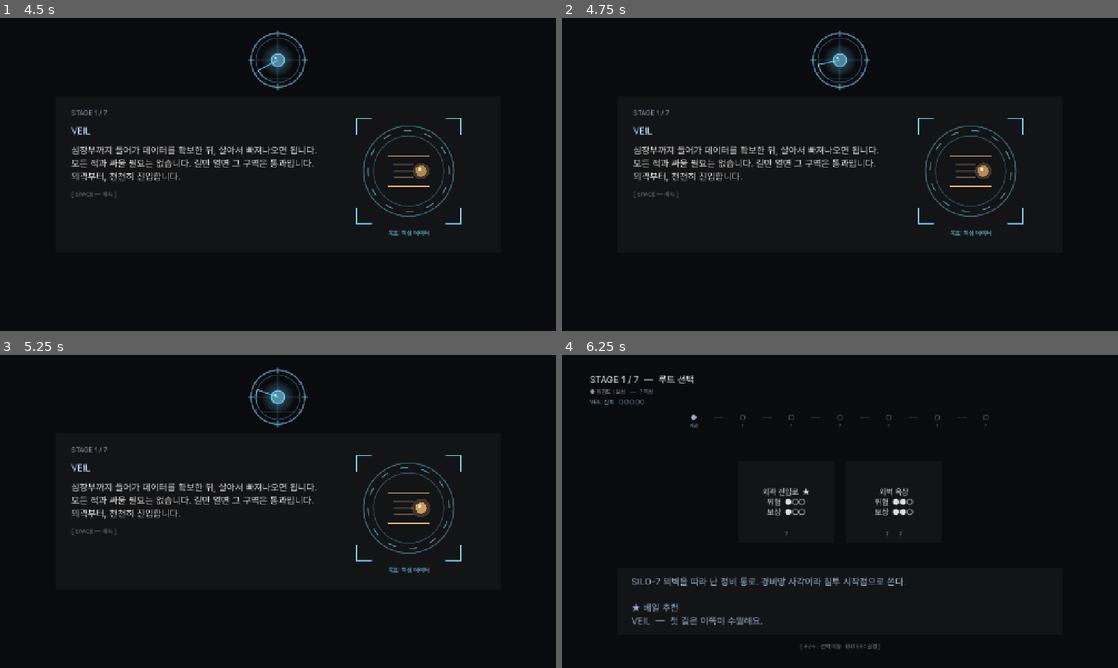
Above: before the commit, frames 1-4 (two rows, left to right).
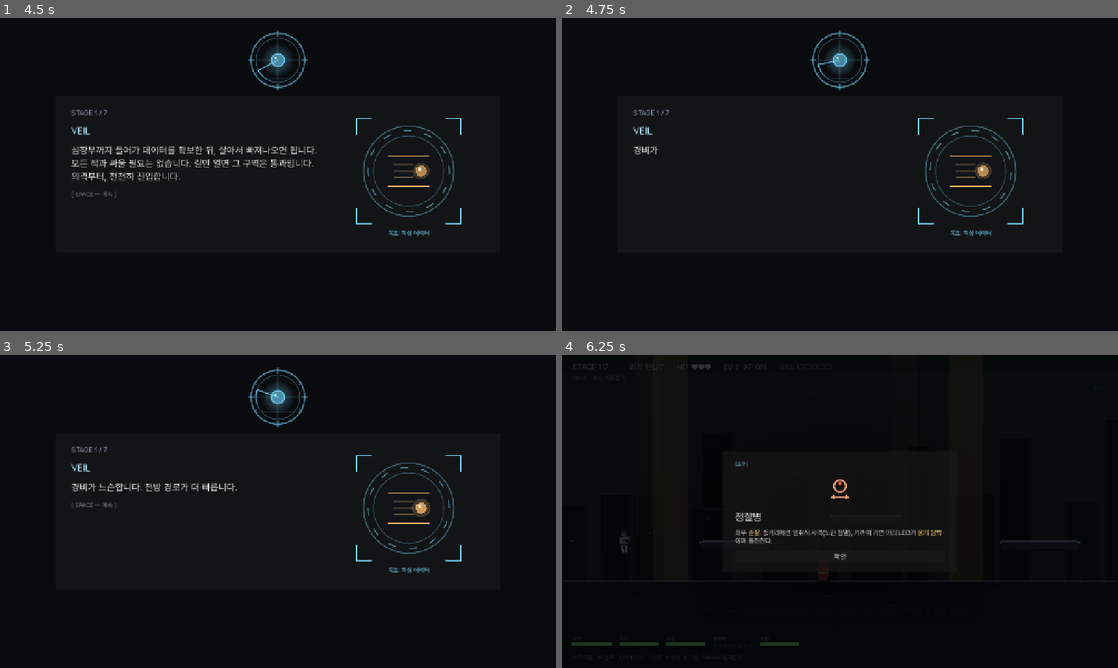
Above: after the commit, the same moments.

Repository: soomin007/EyesOnYou
Game: Godot game, scene res://scenes/main.tscn
The game is run twice, just before and just after one commit, with the same random seed, the same clock (stepped at 60 frames per second) and the same inputs.
Inputs (mouse positions are in pixels of both pictures, inside the frame that each line leads up to):
- Up to frame 1 (4.5 s): click "게임 시작" at 0.5 s; click "일반 모드" at 1.25 s; click "바로 시작" at 2 s; tap Enter (ui_accept) at 2.75 s; move the mouse to (400, 158) at 2.77 s; hold J (attack) 2.78-3.53 s; hold D (move_right) 2.78-4.28 s; click (400, 158) at 2.92 s; tap W (jump) at 3.02, 3.32, 3.77, 4.07 s; tap K (dash) at 3.05, 3.6 s; move the mouse to (166, 190) at 3.52 s; click (166, 190) at 3.67 s; tap Space at 3.8, 4.35 s; move the mouse to (333, 105) at 4.27 s; hold A (move_left) from 4.28 s (still down); click (333, 105) at 4.42 s
- Up to frame 2 (4.75 s): keep holding A (move_left); tap Z at 4.55 s
- Up to frame 3 (5.25 s): move the mouse to (250, 574) at 5.02 s; release A (move_left) at 5.03 s; hold D (move_right) from 5.03 s (still down); tap Z at 5.1 s; click (250, 574) at 5.17 s
- Up to frame 4 (6.25 s): keep holding D (move_right); tap W (jump) at 5.27, 5.57, 6.02 s; tap X at 5.3, 5.85 s; move the mouse to (1006, 558) at 5.77 s; click (1006, 558) at 5.92 s; tap C at 6.05 s

Frame 1 is identical in both runs. In frame 2, 1.4% of the frame differs, in the area x 12-57%, y 40-58%; in frame 3, 1.5%; in frame 4, 3.6%, in the area x 1-94%, y 2-95%.

Commit message:
backport(input): 조작 품질 패치 — 점프 관용 + 키 배열 + 동적 안내
데모 동결 정책 조정: 콘텐츠는 동결, 조작/UX 버그픽스는 데모에도 반영(사용자 결정).
데모 URL만 가진 응답자들이 같은 불만(점프·키)을 계속 주는 걸 막기 위함.
본편(EyesOnYou-Full)에서 검증한 조작 패치 백포트:
- Player: coyote time + jump buffer (가장자리 점프가 약한 2단으로 나가던 버그).
- 키 기본배열: 사격 J/대시 K/스킬 L(Q 제거) + ZXC·화살표·마우스 보조,
  마우스 1순위 강등(키보드 우선 표시).
- 키 안내 InputMap 동적화(GameState.action_label/controls_hint_line) — 리매핑 자동 반영.
- 발판 간격 전면 재배치는 본편 전용(데모는 점프 관용으로 완화).

Co-Authored-By: Claude Opus 4.8 (1M context) <noreply@anthropic.com>

Diff:
--- a/project.godot
+++ b/project.godot
@@ -56,27 +56,31 @@
 "deadzone": 0.5,
 "events": [Object(InputEventKey,"resource_local_to_scene":false,"resource_name":"","device":-1,"window_id":0,"alt_press …(192 unchanged characters)…
 , Object(InputEventKey,"resource_local_to_scene":false,"resource_name":"","device":-1,"window_id":0,"alt_pressed":false …(182 unchanged characters)…
+, Object(InputEventKey,"resource_local_to_scene":false,"resource_name":"","device":-1,"window_id":0,"alt_pressed":false,"shift_pressed":false,"ctrl_pressed":false,"meta_pressed":false,"pressed":false,"keycode":0,"physical_keycode":90,"key_label":0,"unicode":122,"location":0,"echo":false,"script":null)
 , Object(InputEventJoypadButton,"resource_local_to_scene":false,"resource_name":"","device":-1,"button_index":0,"pressure":0.0,"pressed":false,"script":null)
 ]
 }
 attack={
 "deadzone": 0.5,
 "events": [Object(InputEventKey,"resource_local_to_scene":false,"resource_name":"","device":-1,"window_id":0,"alt_press …(192 unchanged characters)…
+, Object(InputEventKey,"resource_local_to_scene":false,"resource_name":"","device":-1,"window_id":0,"alt_pressed":false,"shift_pressed":false,"ctrl_pressed":false,"meta_pressed":false,"pressed":false,"keycode":0,"physical_keycode":88,"key_label":0,"unicode":120,"location":0,"echo":false,"script":null)
 , Object(InputEventJoypadButton,"resource_local_to_scene":false,"resource_name":"","device":-1,"button_index":2,"pressure":0.0,"pressed":false,"script":null)
 , Object(InputEventJoypadMotion,"resource_local_to_scene":false,"resource_name":"","device":-1,"axis":5,"axis_value":1.0,"script":null)
 ]
 }
 dash={
 "deadzone": 0.5,
-"events": [Object(InputEventKey,"resource_local_to_scene":fa …(140 unchanged characters)… d":false,"keycode":0,"physical_keycode":4194325,"key_label":0,"unicode":0,"location":0,"echo":false,"script":null)
-, Object(InputEventKey,"resource_local_to_scene":false,"reso …(131 unchanged characters)… d":false,"keycode":0,"physical_keycode":75,"key_label":0,"unicode":107,"location":0,"echo":false,"script":null)
+"events": [Object(InputEventKey,"resource_local_to_scene":fa …(140 unchanged characters)… d":false,"keycode":0,"physical_keycode":75,"key_label":0,"unicode":107,"location":0,"echo":false,"script":null)
+, Object(InputEventKey,"resource_local_to_scene":false,"reso …(131 unchanged characters)… d":false,"keycode":0,"physical_keycode":67,"key_label":0,"unicode":99,"location":0,"echo":false,"script":null)
+, Object(InputEventKey,"resource_local_to_scene":false,"resource_name":"","device":-1,"window_id":0,"alt_pressed":false,"shift_pressed":false,"ctrl_pressed":false,"meta_pressed":false,"pressed":false,"keycode":0,"physical_keycode":4194325,"key_label":0,"unicode":0,"location":0,"echo":false,"script":null)
 , Object(InputEventJoypadButton,"resource_local_to_scene":false,"resource_name":"","device":-1,"button_index":1,"pressure":0.0,"pressed":false,"script":null)
 , Object(InputEventJoypadButton,"resource_local_to_scene":false,"resource_name":"","device":-1,"button_index":10,"pressure":0.0,"pressed":false,"script":null)
 ]
 }
 skill={
 "deadzone": 0.5,
-"events": [Object(InputEventKey,"resource_local_to_scene":fa …(140 unchanged characters)… d":false,"keycode":0,"physical_keycode":81,"key_label":0,"unicode":113,"location":0,"echo":false,"script":null)
+"events": [Object(InputEventKey,"resource_local_to_scene":fa …(140 unchanged characters)… d":false,"keycode":0,"physical_keycode":76,"key_label":0,"unicode":108,"location":0,"echo":false,"script":null)
+, Object(InputEventKey,"resource_local_to_scene":false,"resource_name":"","device":-1,"window_id":0,"alt_pressed":false,"shift_pressed":false,"ctrl_pressed":false,"meta_pressed":false,"pressed":false,"keycode":0,"physical_keycode":86,"key_label":0,"unicode":118,"location":0,"echo":false,"script":null)
 , Object(InputEventJoypadButton,"resource_local_to_scene":false,"resource_name":"","device":-1,"button_index":3,"pressure":0.0,"pressed":false,"script":null)
 ]
 }
--- a/scripts/GameState.gd
+++ b/scripts/GameState.gd
@@ -167,6 +167,39 @@
 # 짧은 헬퍼 — 입력 모드에 따라 둘 중 하나를 반환. UI 라벨에서 사용.
 func hint(kb_text: String, pad_text: String) -> String:
 	return pad_text if last_input_kind == "pad" else kb_text
+
+# 액션의 대표 입력 라벨 — InputMap에서 첫 키(없으면 마우스)를 읽어 표시용 문자열로 만든다.
+# 키 안내의 단일 소스: 기본 키를 바꾸거나 사용자가 설정에서 리매핑해도 안내가 자동으로 따라온다.
+# (하드코딩 "J"/"Q" 등을 곳곳에 박지 말 것 — 키 변경 시 안내가 거짓말이 된다.)
+func action_label(action: String, fallback: String = "?") -> String:
+	if not InputMap.has_action(action):
+		return fallback
+	for ev in InputMap.action_get_events(action):
+		if ev is InputEventKey:
+			var k := ev as InputEventKey
+			var kc: int = k.physical_keycode
+			if kc == 0:
+				kc = k.keycode
+			var s: String = OS.get_keycode_string(kc)
+			if s != "":
+				return s
+		elif ev is InputEventMouseButton:
+			match (ev as InputEventMouseButton).button_index:
+				MOUSE_BUTTON_LEFT: return "마우스 좌클릭"
+				MOUSE_BUTTON_RIGHT: return "마우스 우클릭"
+				MOUSE_BUTTON_MIDDLE: return "마우스 가운데"
+	return fallback
+
+# 하단 조작 안내 한 줄 — 키 라벨을 action_label로 동적 조립(단일 소스).
+# Tutorial·Stage 일시정지 등이 공유한다. 키 변경/리매핑 시 자동 반영.
+func controls_hint_line() -> String:
+	if is_pad_mode():
+		return "좌스틱/D-Pad 이동   A 점프   ↓ 내려가기   X/RT 사격   B/RB 대시   Y 스킬   START 일시정지"
+	return "%s/%s 이동   %s 점프   %s 내려가기   %s 사격   %s 대시   %s 스킬   %s 일시정지" % [
+		action_label("move_left", "A"), action_label("move_right", "D"),
+		action_label("jump", "W"), action_label("move_down", "S"),
+		action_label("attack", "J"), action_label("dash", "K"),
+		action_label("skill", "L"), action_label("pause", "ESC")]
 
 func reset() -> void:
 	current_stage = 0
--- a/scripts/Main.gd
+++ b/scripts/Main.gd
@@ -26,16 +26,11 @@
 	for e in InputMap.action_get_events(action):
 		if e is InputEventMouseButton and (e as InputEventMouseButton).button_index == btn:
 			return
+	# 마우스는 보조 입력 — 키보드 기본(J/L 등)이 먼저 표시되도록 맨 뒤에 추가.
+	# (이전엔 마우스를 첫 슬롯에 넣어 HUD/안내가 마우스를 먼저 보여줘 키보드 유저가 혼란.)
 	var ev := InputEventMouseButton.new()
 	ev.button_index = btn
-	# 마우스 이벤트를 첫 번째 슬롯으로 (primary)
-	var existing: Array = []
-	for e in InputMap.action_get_events(action):
-		existing.append(e)
-	InputMap.action_erase_events(action)
 	InputMap.action_add_event(action, ev)
-	for e in existing:
-		InputMap.action_add_event(action, e)
 
 # WASD를 ui_left/right/up/down에 추가 → 메뉴/스킬 선택을 WASD로 이동 가능
 # 동시에 ui_accept/cancel/방향에 패드 매핑이 빠져 있으면 보강 (Godot 빌트인이
--- a/scripts/Player.gd
+++ b/scripts/Player.gd
@@ -18,6 +18,12 @@
 const SKILL_COOLDOWN: float = 3.5  # explosive 재사용 대기 (너프: 3.0→3.5, "만능" 억제)
 const DROP_THROUGH_DURATION: float = 0.25  # 플랫폼 통과 예외 유지 시간
 
+# 점프 입력 관용(플랫포머 표준). coyote = 가장자리에서 막 떨어진 직후에도 지상 점프 허용,
+# jump buffer = 착지 직전 누른 점프 입력을 기억해 착지 순간 발동. 둘 다 "분명 점프했는데
+# 안 올라가짐"(2차 피드백 다수) 해소용 — 원인은 docs/design/known_issues.md 참조.
+const COYOTE_TIME: float = 0.10
+const JUMP_BUFFER_TIME: float = 0.10
+
 # 충전형 방패(barrier) — SkillTreeData.barrier 라인.
 # T1: 10초 충전 후 1회 피격 무효 / T2: 6초 충전 / T3: 무효 직후 0.6s 무적.
 const BARRIER_CHARGE_T1: float = 10.0
@@ -49,6 +55,8 @@
 const _HIT_SLOWMO_SCALE: float = 0.4
 var slowmo_active: bool = false
 var jumps_used: int = 0
+var _coyote_t: float = 0.0       # 바닥을 떠난 뒤 지상 점프가 아직 유효한 잔여 시간
+var _jump_buffer_t: float = 0.0  # 착지 직전 누른 점프 입력을 기억하는 잔여 시간
 # 환경 레버 — Area2D body_entered 시 LeverInteractable이 직접 세팅한다.
 # attack 입력이 사격 대신 레버 당기기로 흡수된다.
 var nearby_lever: Node = null
@@ -151,6 +159,9 @@
 	_was_on_floor = on_floor_now
 	if on_floor_now:
 		jumps_used = 0
+		_coyote_t = COYOTE_TIME
+	else:
+		_coyote_t = maxf(_coyote_t - delta, 0.0)
 	# 발걸음 SFX — 지면에서 충분한 속도로 이동 중일 때만 일정 간격으로.
 	if on_floor_now and absf(velocity.x) > 30.0:
 		_step_t += delta
@@ -224,7 +235,7 @@
 			barrier_indicator.scale = Vector2(2.6, 2.6)
 			tw.tween_property(barrier_indicator, "scale", Vector2(1.0, 1.0), 0.25)
 
-func _handle_input(_delta: float) -> void:
+func _handle_input(delta: float) -> void:
 	var dir: float = Input.get_axis("move_left", "move_right")
 	if dir != 0.0:
 		facing = 1 if dir > 0.0 else -1
@@ -238,8 +249,14 @@
 		var move_mult: float = _SPRINT_MULT if sprint_t > 0.0 else 1.0
 		velocity.x = dir * SPEED * move_mult
 
+	# 점프 입력은 버퍼에 기억해 두고 매 프레임 소비를 시도(jump buffer). 착지 직전 입력도
+	# 착지 순간 발동하고, coyote 윈도우 안이면 가장자리 이탈 직후에도 지상 점프가 나간다.
 	if Input.is_action_just_pressed("jump"):
-		_try_jump()
+		_jump_buffer_t = JUMP_BUFFER_TIME
+	if _jump_buffer_t > 0.0:
+		_jump_buffer_t = maxf(_jump_buffer_t - delta, 0.0)
+		if _try_jump():
+			_jump_buffer_t = 0.0
 	# 전투 입력 제한 (??? 맵에서) — 이동/점프만 허용
 	if not GameState.restrict_combat_input:
 		# 레버 영역 내에서는 attack 입력이 사격 대신 레버 당기기에만 쓰임 (꾹 누름 사격도 차단).
@@ -276,7 +293,8 @@
 			velocity.y = max(velocity.y, 80.0)
 			return
 
-func _try_jump() -> void:
+# 점프를 시도하고 실제로 발동했으면 true(버퍼 소비 판정용).
+func _try_jump() -> bool:
 	var max_jumps: int = 1
 	if GameState.has_skill("double_jump"):
 		max_jumps += 1
@@ -284,15 +302,20 @@
 	# T1은 활강만, 삼단점프는 T2로 분리(T1에 활강+삼단점프 둘 다라 글라이드 가치가 과했음).
 	if GameState.get_skill_tier("glide") >= 2:
 		max_jumps += 1
-	if is_on_floor():
+	# 지상 점프 — 바닥이거나, 가장자리에서 막 떨어진 직후(coyote, 아직 공중 점프 미사용).
+	if is_on_floor() or (_coyote_t > 0.0 and jumps_used == 0):
 		velocity.y = JUMP_VELOCITY
 		jumps_used = 1
+		_coyote_t = 0.0
 		SfxPlayer.play("player_jump")
+		return true
 	elif jumps_used < max_jumps:
 		velocity.y = JUMP_VELOCITY * 0.92
 		jumps_used += 1
 		# 사용자: 더블점프 전용 사운드는 어색해서 일반 점프 사운드 재사용.
 		SfxPlayer.play("player_jump")
+		return true
+	return false
 
 # 현재 티어가 반영된 실제 max 쿨다운 (HUD 게이지 표시용).
 func get_attack_cd_max() -> float:
--- a/scripts/Settings.gd
+++ b/scripts/Settings.gd
@@ -896,10 +896,10 @@
 	var defaults := {
 		"move_left":  [["key", KEY_A], ["key", KEY_LEFT], ["pad", JOY_BUTTON_DPAD_LEFT], ["axis", JOY_AXIS_LEFT_X, -1.0]],
 		"move_right": [["key", KEY_D], ["key", KEY_RIGHT], ["pad", JOY_BUTTON_DPAD_RIGHT], ["axis", JOY_AXIS_LEFT_X, 1.0]],
-		"jump":       [["key", KEY_W], ["key", KEY_SPACE], ["pad", JOY_BUTTON_A]],
-		"attack":     [["mouse", MOUSE_BUTTON_LEFT], ["key", KEY_J], ["pad", JOY_BUTTON_X], ["axis", JOY_AXIS_TRIGGER_RIGHT, 1.0]],
-		"dash":       [["key", KEY_SHIFT], ["key", KEY_K], ["pad", JOY_BUTTON_B], ["pad", JOY_BUTTON_RIGHT_SHOULDER]],
-		"skill":      [["mouse", MOUSE_BUTTON_RIGHT], ["key", KEY_Q], ["pad", JOY_BUTTON_Y]],
+		"jump":       [["key", KEY_W], ["key", KEY_SPACE], ["key", KEY_Z], ["pad", JOY_BUTTON_A]],
+		"attack":     [["key", KEY_J], ["key", KEY_X], ["mouse", MOUSE_BUTTON_LEFT], ["pad", JOY_BUTTON_X], ["axis", JOY_AXIS_TRIGGER_RIGHT, 1.0]],
+		"dash":       [["key", KEY_K], ["key", KEY_C], ["key", KEY_SHIFT], ["pad", JOY_BUTTON_B], ["pad", JOY_BUTTON_RIGHT_SHOULDER]],
+		"skill":      [["key", KEY_L], ["key", KEY_V], ["mouse", MOUSE_BUTTON_RIGHT], ["pad", JOY_BUTTON_Y]],
 		"pause":      [["key", KEY_ESCAPE], ["pad", JOY_BUTTON_START]],
 	}
 	for action_id in defaults.keys():
--- a/scripts/Stage.gd
+++ b/scripts/Stage.gd
@@ -2198,9 +2198,7 @@
 			keys.text = _keys_hint_text())
 
 func _keys_hint_text() -> String:
-	return GameState.hint(
-		"A/D 이동   W/SPACE 점프   S 내려가기   J/마우스 좌 사격   SHIFT 대시   Q/마우스 우 스킬   ESC 일시정지",
-		"좌스틱/D-Pad 이동   A 점프   ↓ 내려가기   X/RT 사격   B/RB 대시   Y 스킬   START 일시정지")
+	return GameState.controls_hint_line()
 
 func _make_cd_slot(label_text: String) -> Control:
 	var v := VBoxContainer.new()
--- a/scripts/Tutorial.gd
+++ b/scripts/Tutorial.gd
@@ -284,8 +284,8 @@
 	# 위쪽에 두면 겹침. 발판(y=310) 아래 y=400에 배치 → 위에서 내려보면 명확.
 	sign_drop = _make_keycap_sign(["S"], ["↓"], "내려가기", Vector2(JUMP_PLATFORM_3.x, JUMP_PLATFORM_3.y + 90.0))
 	# 사격 표지는 키보드 모드에서 "마우스 좌클릭 + J" 두 입력이 동등함을 보여줘야 함 — 마우스 픽토그램 포함.
-	sign_attack = _make_attack_sign_dynamic(["J"], ["X", "RT"], "사격", Vector2(1750.0, GROUND_Y - 200.0))
-	sign_dash = _make_keycap_sign(["SHIFT"], ["B"], "대시", Vector2(SPIKE_X_START + 100.0, GROUND_Y - 200.0))
+	sign_attack = _make_attack_sign_dynamic([GameState.action_label("attack", "J")], ["X", "RT"], "사격", Vector2(1750.0, GROUND_Y - 200.0))
+	sign_dash = _make_keycap_sign([GameState.action_label("dash", "K")], ["B"], "대시", Vector2(SPIKE_X_START + 100.0, GROUND_Y - 200.0))
 	# 레벨업 표지는 "스킬 획득" 알림용으로만 사용 — 진입 안내는 오버레이가 직접 함.
 	sign_levelup = Label.new()
 	sign_levelup.add_theme_font_size_override("font_size", 17)
@@ -575,9 +575,7 @@
 	GameState.input_kind_changed.connect(_on_input_kind_changed)
 
 func _keys_hint_text() -> String:
-	return GameState.hint(
-		"A/D 이동   W/SPACE 점프   S 내려가기   J/마우스 좌 사격   SHIFT 대시   Q/마우스 우 스킬   ESC 일시정지",
-		"좌스틱/D-Pad 이동   A 점프   ↓ 내려가기   X/RT 사격   B/RB 대시   Y 스킬   START 일시정지")
+	return GameState.controls_hint_line()
 
 func _on_input_kind_changed(_kind: String) -> void:
 	if is_instance_valid(hint_label):
@@ -986,16 +984,16 @@
 		var kb_keys: Array
 		var pad_keys: Array
 		if key_action == "skill":
-			kb_keys = ["Q", "RMB"]
+			kb_keys = [GameState.action_label("skill", "L"), "RMB"]
 			pad_keys = ["Y"]
 		elif key_action == "dash":
-			kb_keys = ["SHIFT"]
+			kb_keys = [GameState.action_label("dash", "K")]
 			pad_keys = ["B"]
 		elif key_action != "":
 			kb_keys = [_label_for_action(key_action)]
 			pad_keys = [_label_for_action(key_action)]
 		else:
-			kb_keys = ["Q"]
+			kb_keys = [GameState.action_label("skill", "L")]
 			pad_keys = ["Y"]
 		sign_skill = _make_keycap_sign(kb_keys, pad_keys, "스킬 사용", pos)
 	else:
@@ -1044,7 +1042,7 @@
 func _show_skill_hint_toast() -> void:
 	var toast := Label.new()
 	toast.text = GameState.hint(
-		"이 적은 총알이 안 들어가요. 폭발물(Q / 마우스 우클릭)로 처치해요.",
+		"이 적은 총알이 안 들어가요. 폭발물(L / 마우스 우클릭)로 처치해요.",
 		"이 적은 총알이 안 들어가요. 폭발물(Y 버튼)로 처치해요.")
 	toast.add_theme_font_size_override("font_size", 18)
 	toast.add_theme_color_override("font_color", Color(0.95, 0.78, 0.45))
@@ -1080,24 +1078,7 @@
 	sign_levelup.text = "[%s 획득]\n%s" % [sname, hint]
 
 func _label_for_action(action: String) -> String:
-	if not InputMap.has_action(action):
-		return "?"
-	for ev in InputMap.action_get_events(action):
-		if ev is InputEventKey:
-			var k := ev as InputEventKey
-			var kc: int = k.physical_keycode
-			if kc == 0:
-				kc = k.keycode
-			var s: String = OS.get_keycode_string(kc)
-			if s != "":
-				return s
-		elif ev is InputEventMouseButton:
-			var mb := ev as InputEventMouseButton
-			match mb.button_index:
-				MOUSE_BUTTON_LEFT:   return "마우스 좌클릭"
-				MOUSE_BUTTON_RIGHT:  return "마우스 우클릭"
-				MOUSE_BUTTON_MIDDLE: return "마우스 가운데"
-	return "?"
+	return GameState.action_label(action)
 
 func _on_goal_reached(body: Node) -> void:
 	if goal_reached:
